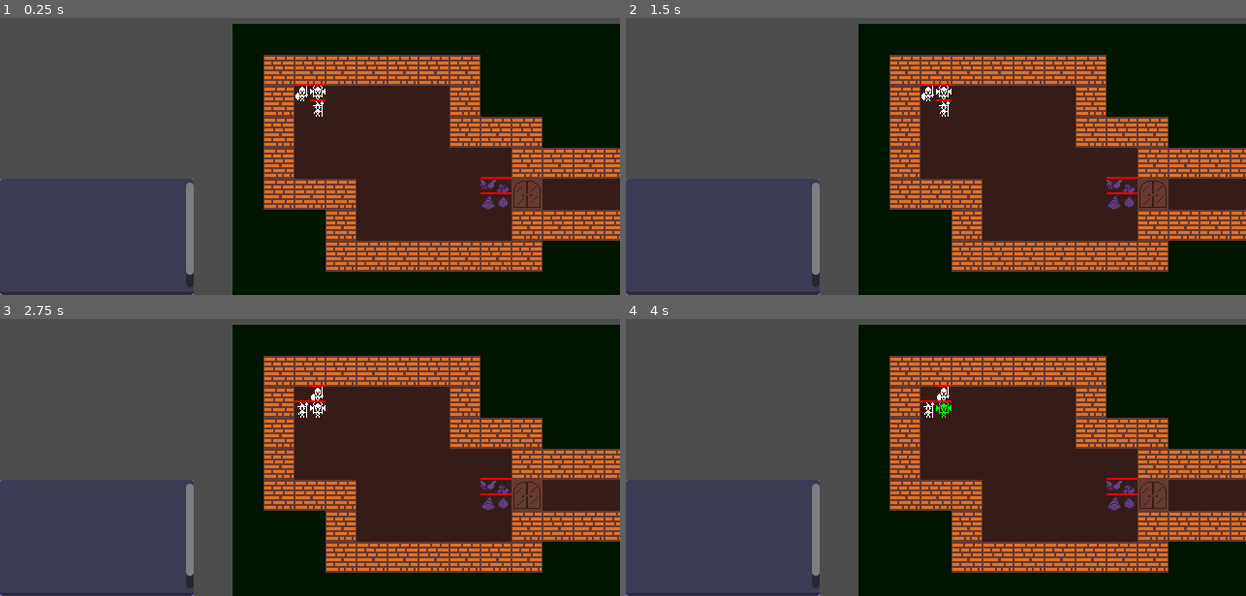
Above: before the commit, frames 1-4 (two rows, left to right).
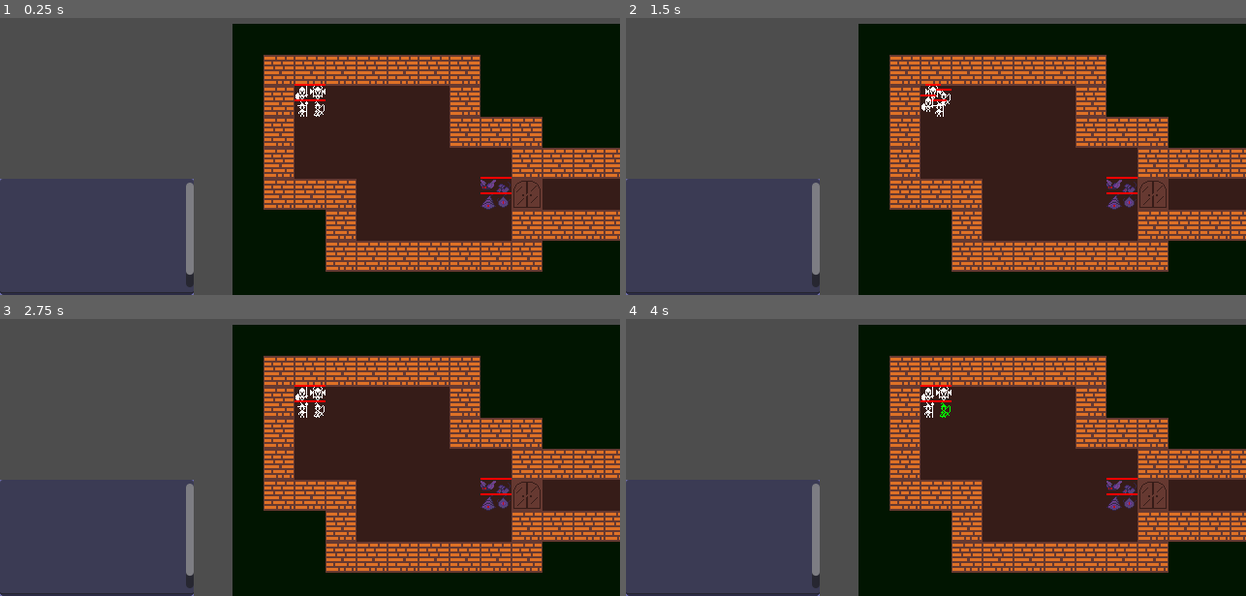
Above: after the commit, the same moments.

Repository: nickykendy/MyRoguelikeGame
Game: Godot game, scene res://levels/world.tscn
Two runs of this game, one before a commit and one after it. Both use one fixed random seed, a clock stepped at 60 frames per second and the inputs below.
Inputs (mouse positions are in pixels of both pictures, inside the frame that each line leads up to):
- Up to frame 1 (0.25 s): no input
- Up to frame 2 (1.5 s): tap Enter at 0.5 s; move the mouse to (929, 92) at 0.52 s; press the mouse at (929, 92) at 0.53 s; hold D (right) 0.53-1.28 s; tap Space (wait) at 1.25 s; move the mouse to (942, 92) at 1.27 s; release the mouse at (942, 92) at 1.28 s; hold S (down) from 1.28 s (still down); tap Q (rotate anticlockwise) at 1.35 s
- Up to frame 3 (2.75 s): tap Enter at 2 s; move the mouse to (316, 410) at 2.02 s; release S (down) at 2.03 s; hold D (right) from 2.03 s (still down); hold E (rotate clockwise) from 2.03 s (still down)
- Up to frame 4 (4 s): tap Space (wait) at 2.75 s; move the mouse to (942, 393) at 2.77 s; release D (right) at 2.78 s; release E (rotate clockwise) at 2.78 s; hold W (up) 2.78-3.53 s; tap Mouse wheel down (scale down) at 2.85 s; tap Enter at 3.5 s; move the mouse to (942, 410) at 3.52 s; hold A (left) from 3.53 s (still down); tap Mouse wheel up (scale up) at 3.6 s

The runs differ from the first frame. In frame 1, less than 0.1% of the frame differs, in the area x 47-53%, y 29-36%; in frame 2, 0.2%, in the area x 47-53%, y 23-36%; in frame 3, 0.1%; in frame 4, 0.1%.
Error before the commit: Invalid access to property or key 'global_position' on a base object of type 'null instance'. (res://scripts/Heroes.gd:68)

Commit message:
计算不同数量成员时，旋转的slot index

Diff:
--- a/levels/world.tscn
+++ b/levels/world.tscn
@@ -24,7 +24,7 @@
 
 [node name="Heroes" parent="." instance=ExtResource("2_n7xmj")]
 position = Vector2(64, 64)
-team = ["hero knight", "hero fighter", "hero mage"]
+team = ["hero knight", "hero fighter", "hero ranger", "hero mage"]
 
 [node name="Monsters" parent="." instance=ExtResource("3_hq5bu")]
 position = Vector2(256, 160)
--- a/scenes/Characters/Team.tscn
+++ b/scenes/Characters/Team.tscn
@@ -21,13 +21,13 @@
 position = Vector2(16, 8)
 
 [node name="slot5" type="Node2D" parent="."]
+position = Vector2(24, 16)
+
+[node name="slot6" type="Node2D" parent="."]
 position = Vector2(16, 24)
 
-[node name="slot6" type="Node2D" parent="."]
+[node name="slot7" type="Node2D" parent="."]
 position = Vector2(8, 16)
-
-[node name="slot7" type="Node2D" parent="."]
-position = Vector2(24, 16)
 
 [node name="slot8" type="Node2D" parent="."]
 position = Vector2(16, 16)
--- a/scripts/Heroes.gd
+++ b/scripts/Heroes.gd
@@ -48,22 +48,38 @@
 	for i in length:
 		var next := 0
 		var new_slot_name := ""
+		var member_slot = members[i].in_slot
 		if is_clockwise:
-			next = (members[i].in_slot + 1) % 4
+			if length >= 3:
+				next = (member_slot + 1) % 4
+			elif length == 2:
+				if member_slot % 2 == 0:
+					next = member_slot + 1
+				else:
+					if member_slot == 7:
+						next = 4
+					else:
+						next = 6
+			else:
+				next = 8
 		else:
-			next = (members[i].in_slot - 1) % 4
+			if length >= 3:
+				if member_slot == 0:
+					next = 3
+				else:
+					next = member_slot - 1
+			elif length == 2:
+				if member_slot % 2 == 0:
+					if member_slot == 4:
+						next = 7
+					else:
+						next = 5
+				else:
+					next = member_slot - 1
+			else:
+				next = 8
 
-		match length:
-			# 成员数量为3或者4时
-			_:
-				new_slot_name = "slot" + str(next)
-			# 成员数量为2时
-			2:
-				new_slot_name = "slot" + str(next + 5)
-			# 成员数量为1时
-			1:
-				new_slot_name = "slot" + str(next + 8)
-
+		new_slot_name = "slot" + str(next)
 		var new_slot = get_node(new_slot_name)
 		tween.tween_property(members[i], "global_position", new_slot.global_position, 0.2)
 		members[i].reparent(new_slot, true)
--- a/scripts/Team.gd
+++ b/scripts/Team.gd
@@ -29,16 +29,17 @@
 
 
 func add_member_into_slots(_member:Unit, _index:int, _num:int) -> void:
-	var a = get_node("slot0")
-	_member.in_slot = _index
 	match _num:
 		1:
+			_member.in_slot = 8
 			get_node("slot8").add_child(_member, true)
 		2:
-			var slot_name = "slot" + str(_index + 4)
+			_member.in_slot = _index + _index + 4
+			var slot_name = "slot" + str(_member.in_slot)
 			get_node(slot_name).add_child(_member, true)
 		_:
-			var slot_name = "slot" + str(_index)
+			_member.in_slot = _index
+			var slot_name = "slot" + str(_member.in_slot)
 			get_node(slot_name).add_child(_member, true)
 
 	_member.mou_entered.connect(_on_Unit_mou_entered)
